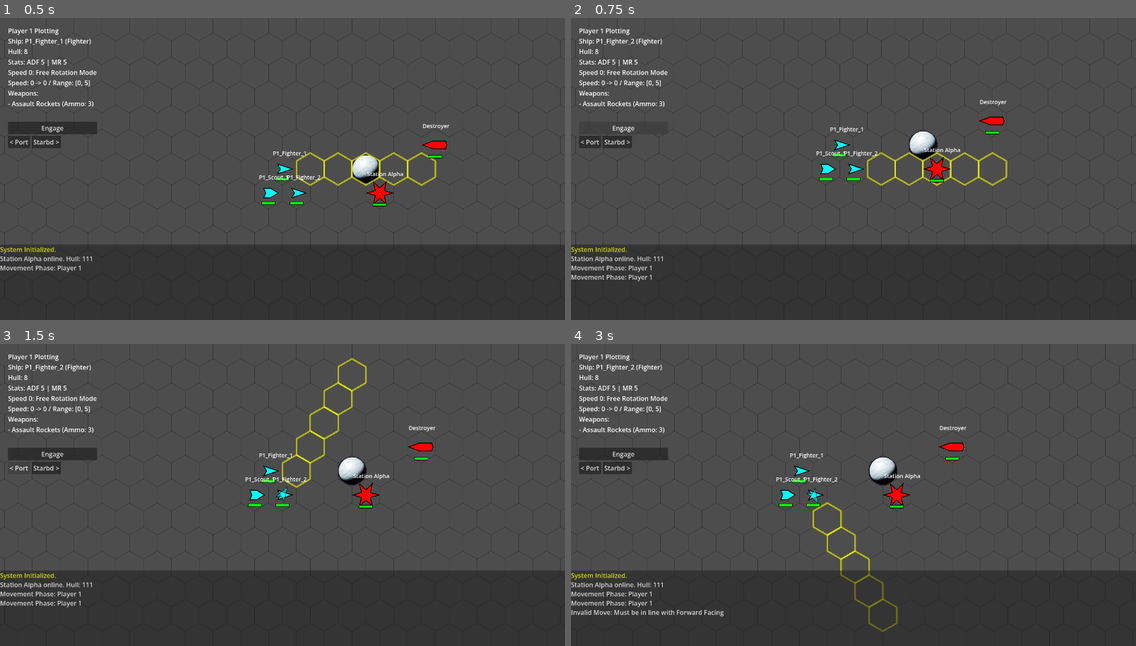
Above: before the commit, frames 1-4 (two rows, left to right).
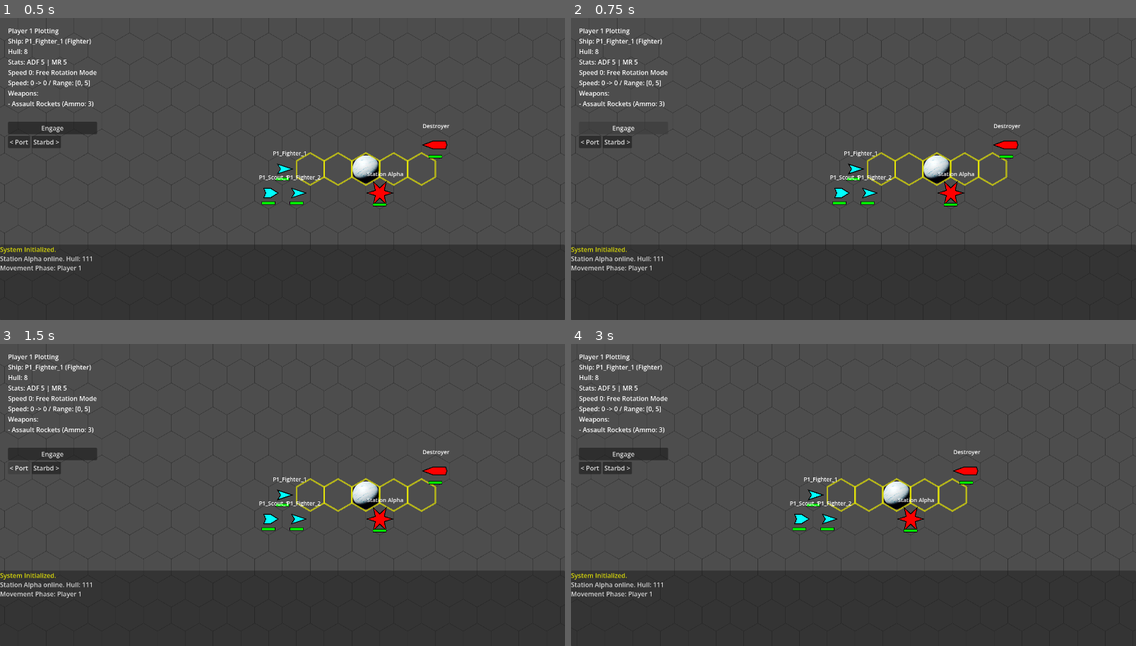
Above: after the commit, the same moments.

Repository: jjeffers/sf-kh-simulator
Game: Godot game, scene res://Scenes/Main.tscn
Two runs of this game, one before a commit and one after it. Both use one fixed random seed, a clock stepped at 60 frames per second and the inputs below.
Inputs (mouse positions are in pixels of both pictures, inside the frame that each line leads up to):
- Up to frame 1 (0.5 s): no input
- Up to frame 2 (0.75 s): click "Engage" at 0.5 s
- Up to frame 3 (1.5 s): click "< Port" at 1.25 s
- Up to frame 4 (3 s): click "Starbd >" at 2 s; tap Enter at 2.75 s; move the mouse to (977, 479) at 2.77 s; hold D from 2.78 s (still down); tap Q at 2.85 s; click (977, 479) at 2.92 s

Frame 1 is identical in both runs. In frame 2, 1.9% of the frame differs, in the area x 0-80%, y 6-88%; in frame 3, 2.7%; in frame 4, 3.0%, in the area x 0-73%, y 6-96%.
Error after the commit: Cannot call method 'queue_free' on a null value. (res://Scripts/GameManager.gd:1492)

Commit message:
Feat: Implement Station Docking and Collateral Damage, Remap Weapon Cycle to Q

Diff:
--- a/Scripts/GameManager.gd
+++ b/Scripts/GameManager.gd
@@ -316,8 +316,16 @@
 	if is_click_on_target:
 		var s = combat_target
 
+
 		# Validation
 		var weapon = selected_ship.weapons[selected_ship.current_weapon_index]
+
+		# DOCKING RULE: Targeting Immunity
+		# "Any docked ships except fighters and assault scouts can be attacked while docked."
+		# = Fighters/Scouts CANNOT be attacked while docked.
+		if s.is_docked and s.ship_class in ["Fighter", "Assault Scout"]:
+			log_message("[color=red]Target is docked and cannot be engaged![/color]")
+			return
 
 		# Availability Check (Phase Rule)
 		if not _is_weapon_available_in_phase(weapon, selected_ship):
@@ -603,6 +611,16 @@
 		_process_next_attack()
 		return
 
+		return
+
+	# DOCKING RULE: Targeting Immunity Check AGAIN (Safety)
+	if target.is_docked and target.ship_class in ["Fighter", "Assault Scout"]:
+		log_message("%s target is docked and invalid! Attack fizzles." % source.name)
+		source.weapons[weapon_idx]["ammo"] -= 1 # Wasted shot rule? Or refund? Let's burn ammo to be safe.
+		await get_tree().create_timer(1.0).timeout
+		_process_next_attack()
+		return
+
 	# Execute Fire Logic
 	log_message("%s firing %s at %s" % [source.name, weapon["name"], target.name])
 
@@ -624,7 +642,12 @@
 	# ICM INTERRUPT
 	var icm_used = 0
 	var w_type = weapon.get("type")
-	if target.icm_current > 0 and w_type in ["Torpedo", "Rocket", "Rocket Battery"]:
+
+	# DOCKING RULE: Docked Ships cannot use ICMs
+	var can_use_icm = (target.icm_current > 0)
+	if target.is_docked: can_use_icm = false
+
+	if can_use_icm and w_type in ["Torpedo", "Rocket", "Rocket Battery"]:
 		# Calculate hit chance to show player
 		var raw_chance = Combat.calculate_hit_chance(d, weapon, target, is_head_on, 0, source)
 
@@ -640,6 +663,7 @@
 			log_message("%s launches %d ICMs!" % [target.name, icm_used])
 			_spawn_icm_fx(target, source.position)
 			await get_tree().create_timer(1.0).timeout # Wait for counter-fire FX
+
 
 	# Determine if hit (Pass ICM count)
 	var hit = Combat.roll_for_hit(d, weapon, target, is_head_on, icm_used, source)
@@ -784,6 +808,29 @@
 		if i == 2: s.grid_position = Vector3i(-4, 1, 3)
 
 		s.binding_pos_update() # Call helper to set initial position immediately
+
+		s.binding_pos_update() # Call helper to set initial position immediately
+
+		# Collateral Damage Logic
+		if s.is_docked:
+			# If guest destroyed, host takes damage
+			if is_instance_valid(s.docked_host):
+				var host = s.docked_host
+				var dmg = floor(s.max_hull / 2.0)
+				log_message("[color=red]COLLATERAL DAMAGE: Dock exploson hits %s for %d![/color]" % [host.name, dmg])
+				host.take_damage(dmg)
+				s.undock() # Cleanup
+
+		# If s was a station with guests?
+		# Space Station logic is generic "Ship", so we check docked_guests
+		if s.docked_guests.size() > 0:
+			var impact_dmg = floor(s.max_hull / 2.0)
+			log_message("[color=red]STATION DESTROYED! Docked ships take %d damage![/color]" % impact_dmg)
+			# Iterate backwards safely? Or duplicate
+			var guests = s.docked_guests.duplicate()
+			for g in guests:
+				g.undock() # Sever link first
+				g.take_damage(impact_dmg) # Apply damage
 
 		s.ship_destroyed.connect(func(): _on_ship_destroyed(s))
 		add_child(s)
@@ -1440,6 +1487,40 @@
 	ghost_ship.queue_free()
 	ghost_ship = null
 
+	_update_ship_visuals() # Ensure we re-stack after movement
+
+	ghost_ship.queue_free()
+	ghost_ship = null
+
+	# DOCKING LOGIC (Post-Move)
+	# 1. Check for Auto-Docking
+	# "Any ship can dock at a space station by entering the same hex as the space station and stopping there."
+	var potential_hosts = ships.filter(func(s): return s.player_id == selected_ship.player_id and s != selected_ship and s.ship_class == "Space Station" and s.grid_position == selected_ship.grid_position)
+	if potential_hosts.size() > 0:
+		var host = potential_hosts[0]
+		if not selected_ship.is_docked: # Only if not already docked (redundant check but safe)
+			selected_ship.dock_at(host)
+			log_message("%s docked at %s." % [selected_ship.name, host.name])
+	else:
+		# Check Undock?
+		# "Once docked it will remain docked until it moves away..."
+		# If we are docked, and we are NOT at our host's position (we moved away), we break link.
+		# Note: logic says "moves away", but if we just moved to same hex (speed 0), we stay docked.
+		if selected_ship.is_docked:
+			if selected_ship.grid_position != selected_ship.docked_host.grid_position:
+				log_message("%s undocking from %s." % [selected_ship.name, selected_ship.docked_host.name])
+				selected_ship.undock()
+
+	# 2. Sync Guests if WE are the host
+	if selected_ship.docked_guests.size() > 0:
+		for guest in selected_ship.docked_guests:
+			guest.grid_position = selected_ship.grid_position
+			guest.facing = selected_ship.facing # Rotate with station? Usually stations rotate?
+			# "Docked ships move with the station"
+			# Orbital movement implies rotation + translation.
+			# Let's keep them synced.
+
+
 	end_turn()
 
 func _check_boundary(ship: Ship) -> bool:
@@ -1595,7 +1676,7 @@
 		var hex_clicked = HexGrid.pixel_to_hex(local_mouse)
 		handle_click(hex_clicked)
 
-	if event is InputEventKey and event.pressed and event.keycode == KEY_W:
+	if event is InputEventKey and event.pressed and event.keycode == KEY_Q:
 		# Cycle Weapon
 		if current_phase == Phase.COMBAT and selected_ship and selected_ship.weapons.size() > 1:
 			var idx = selected_ship.current_weapon_index
@@ -1627,6 +1708,26 @@
 	if is_propelled_movement_restricted:
 		if firing_player_id != current_player_id:
 			return false
+
+	# DOCKING RULE: Weapon Restrictions
+	# "A docked ship can use it's laser and rocket battery weapons. A docked ship cannot use it's forward firing weapons, torpedoes, or ICMs."
+	if ship and ship.is_docked:
+		# Allowed: "Laser" (Battery), "Rocket Battery"
+		# Disallowed: "Rocket" (Assault), "Torpedo", "Laser Canon" (FF)
+		# ICM is handled in ICM logic elsewhere (defense).
+
+		# Logic:
+		# - Laser Battery (Type="Laser", Arc="360") -> OK
+		# - Rocket Battery (Type="Rocket Battery") -> OK
+		# - Laser Canon (Type="Laser Canon", Arc="FF") -> NO
+		# - Assault Rocket (Type="Rocket", Arc="FF") -> NO
+		# - Torpedo (Type="Torpedo") -> NO
+
+		if w_type == "Laser": return true # Battery
+		if w_type == "Rocket Battery": return true
+
+		# All others rejected
+		return false
 
 	# Rule 2: Limit 1 per Phase for certain types (Rocket Battery, Torpedo, Rocket)
 	# User Request: "a ship may only fire 1 rocket battery per combat phase" (and "just like torpedoes")
--- a/Scripts/Ship.gd
+++ b/Scripts/Ship.gd
@@ -17,6 +17,12 @@
 var ms_orbit_start_hex: Vector3i = Vector3i.MAX # Sentinel for orbit MS logic
 
 var ms_particles: CPUParticles2D = null
+
+# Docking State
+var is_docked: bool = false
+var docked_host: Ship = null
+var docked_guests: Array[Ship] = []
+
 
 var grid_position: Vector3i = Vector3i.ZERO : set = _set_grid_position
 var facing: int = 0 : set = _set_facing # 0 to 5, direction index
@@ -658,3 +664,23 @@
 	has_moved = false
 	has_fired = false
 	reset_weapons()
+
+func dock_at(station: Ship):
+	if is_instance_valid(station) and station != self:
+		is_docked = true
+		docked_host = station
+		if not station.docked_guests.has(self):
+			station.docked_guests.append(self)
+
+		# Align position purely for visuals/logic consistency
+		grid_position = station.grid_position
+		# Visual tweak: maybe slight offset or smaller scale?
+		# For now, just sharing the hex is enough. z_index handles visibility.
+		# Ships are drawn in tree order. Active player ships usually last.
+
+func undock():
+	if is_instance_valid(docked_host):
+		docked_host.docked_guests.erase(self)
+
+	is_docked = false
+	docked_host = null
